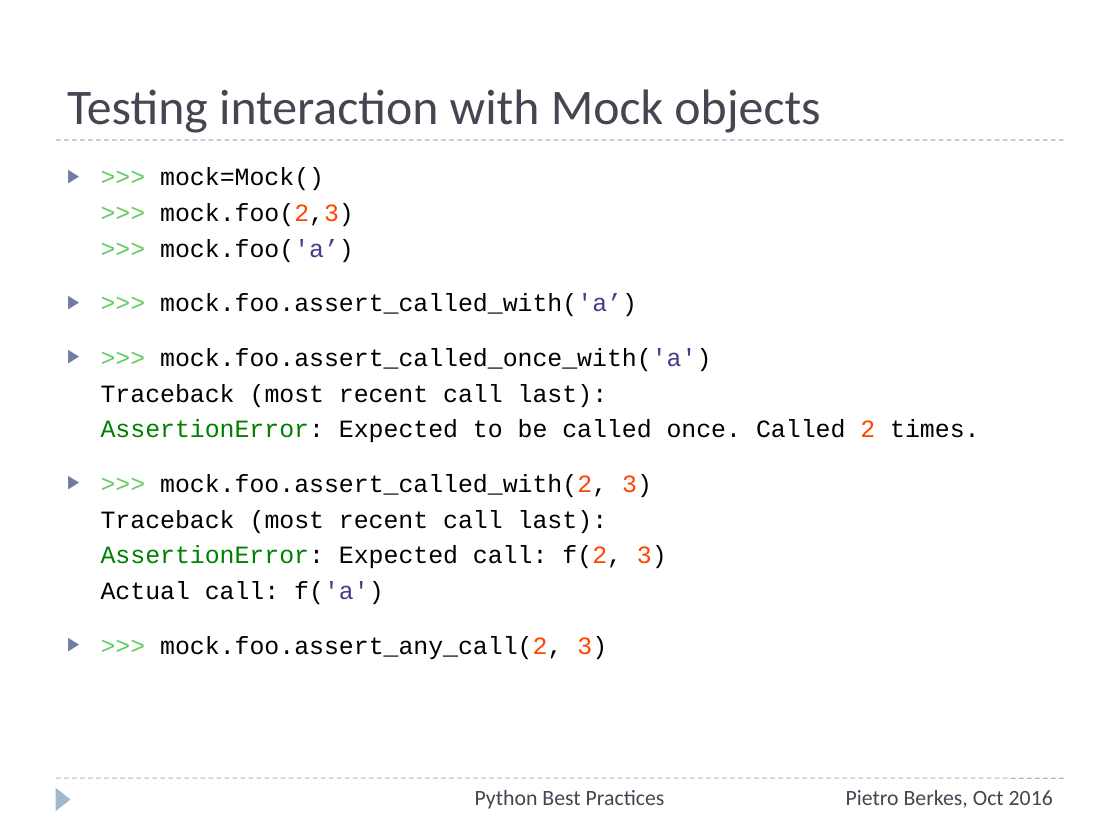
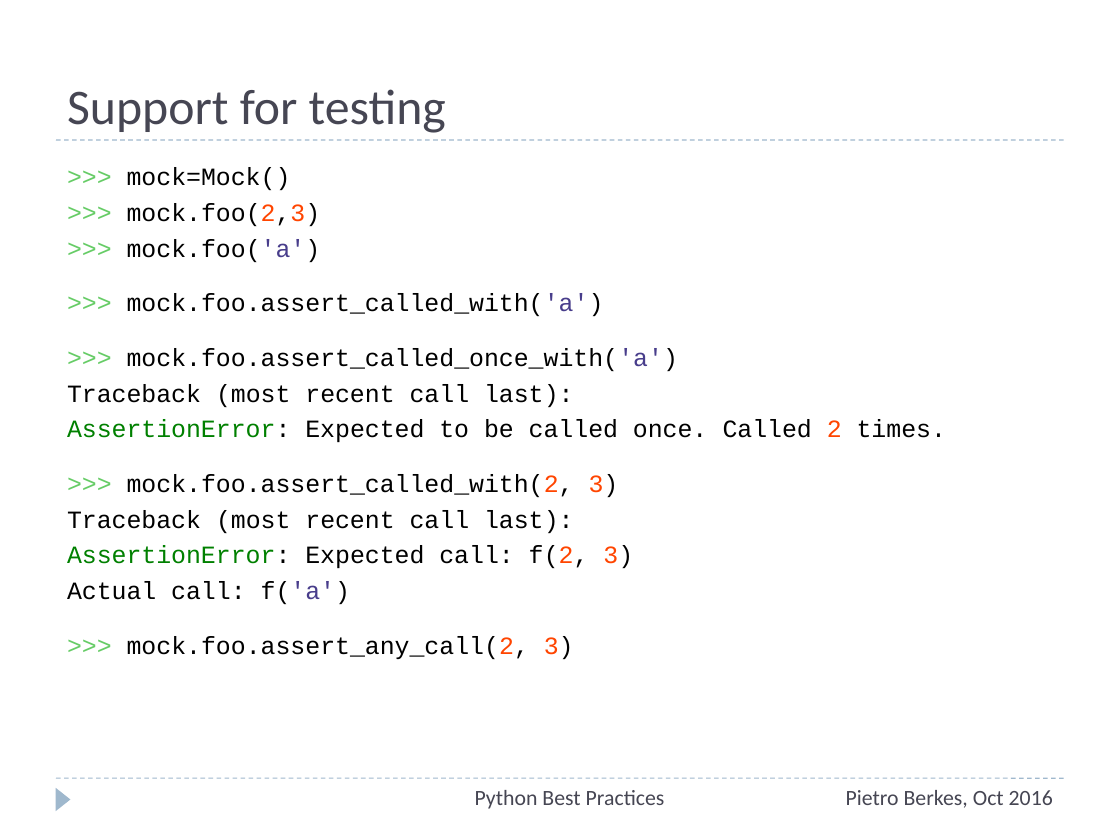
Before and after one commit to ASPP/testing_debugging_profiling, a slide deck: slide 53 of testing-debugging-profiling.pptx (slide 54 before the commit). Drawn at 1120x840 pixels with LibreOffice and Linux fonts; fonts in the diff are those of the drawing. Boxes give left, top, right and bottom in pixels: in the first picture for what was removed or moved away, otherwise in the second. Text is boxed around its words. In the diff, an @@ line names an element or a change of style, - is before the commit and + after.

```diff
--- a/testing-debugging-profiling.pptx
+++ b/testing-debugging-profiling.pptx
@@ title at (67, 89, 446, 133): text changed @@
-Testing interaction with Mock objects
+Support for testing
@@ text at (127, 167, 604, 316): text changed @@
-▶ >>> mock=Mock()
-  >>> mock.foo(2,3)
-  >>> mock.foo('a’)
-▶ >>> mock.foo.assert_called_with('a’)
+>>> mock=Mock()
+>>> mock.foo(2,3)
+>>> mock.foo('a')
+>>> mock.foo.assert_called_with('a')
@@ text at (67, 348, 946, 659): bullet ▶ to none @@
```
Also in this commit, not shown: 23 other slides changed, 12 slides added, 1 slide removed.
